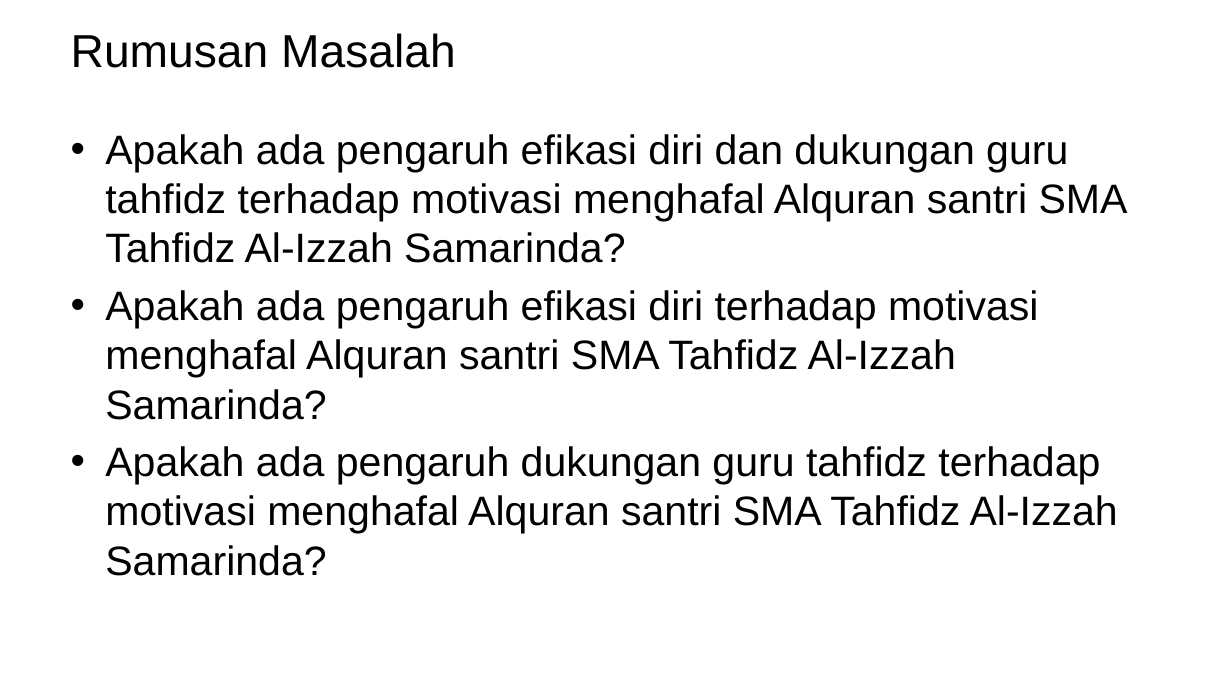
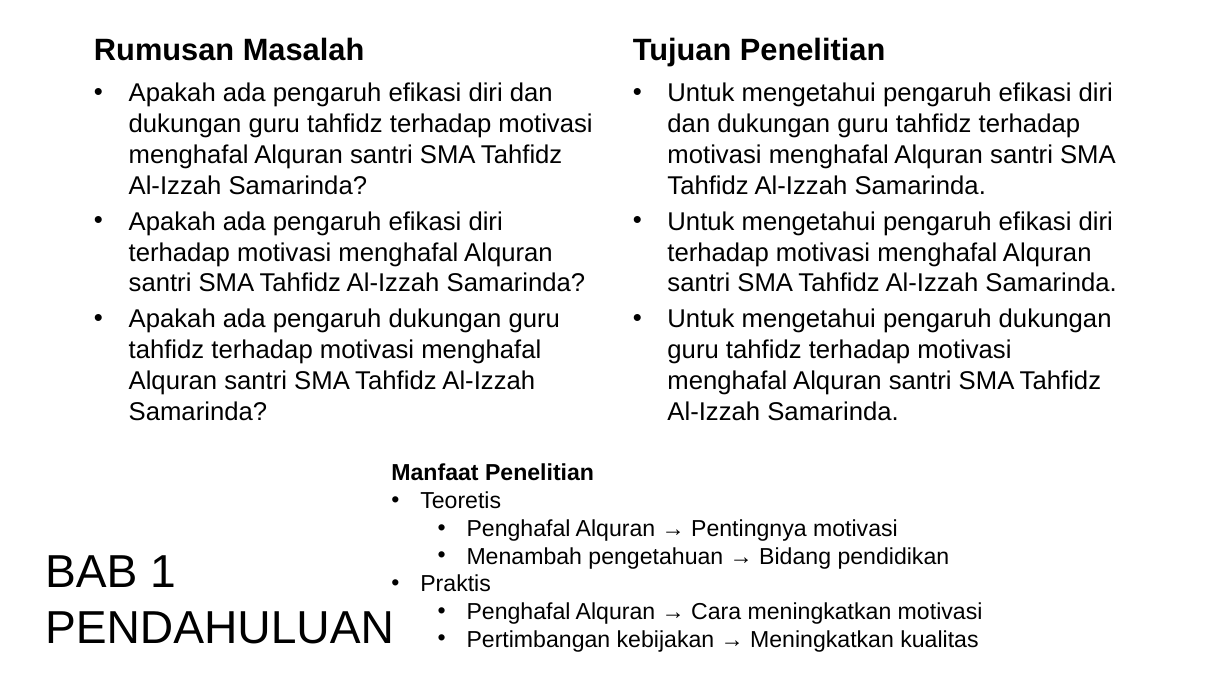
Before and after one commit to mzaini30/skripsi, a slide deck: slide 4 of seminar proposal.pptx (slide 5 before the commit). Drawn at 1232x693 pixels with LibreOffice and Linux fonts; fonts in the diff are those of the drawing; background and template pictures are left out. Boxes give left, top, right and bottom in pixels: in the first picture for what was removed or moved away, otherwise in the second. Text is boxed around its words. In the diff, an @@ line names an element or a change of style, - is before the commit and + after.

```diff
--- a/seminar proposal.pptx
+++ b/seminar proposal.pptx
@@ text "Rumusan Masalah" moved from (x1=71, y1=33, x2=456, y2=68) to (x1=94, y1=37, x2=364, y2=61) @@
@@ text "Rumusan Masalah" at (x1=94, y1=37, x2=364, y2=61): size 36 to 24 pt, bold on; more space between paragraphs; vertical alignment middle to bottom @@
@@ text added at (x1=633, y1=37, x2=885, y2=66), 24 pt, text #000000, bold @@
+Tujuan Penelitian
@@ text "Apakah ada pengaruh efikasi diri ..." moved from (x1=105, y1=134, x2=1128, y2=576) to (x1=129, y1=82, x2=592, y2=421) @@
@@ text "Apakah ada pengaruh efikasi diri ..." at (x1=129, y1=82, x2=592, y2=421): size 32 to 20 pt; less space between paragraphs @@
@@ text added at (x1=667, y1=82, x2=1116, y2=421), 20 pt, text #000000 @@
+• Untuk mengetahui pengaruh efikasi diri dan dukungan guru tahfidz terhadap motivasi menghafal Alquran santri SMA Tahfidz Al-Izzah Samarinda.
+• Untuk mengetahui pengaruh efikasi diri terhadap motivasi menghafal Alquran santri SMA Tahfidz Al-Izzah Samarinda.
+• Untuk mengetahui pengaruh dukungan guru tahfidz terhadap motivasi menghafal Alquran santri SMA Tahfidz Al-Izzah Samarinda.
@@ text added at (x1=391, y1=463, x2=983, y2=652), 18 pt, text #000000 @@
+Manfaat Penelitian
+• Teoretis
+  • Penghafal Alquran → Pentingnya motivasi
+  • Menambah pengetahuan → Bidang pendidikan
+• Praktis
+  • Penghafal Alquran → Cara meningkatkan motivasi
+  • Pertimbangan kebijakan → Meningkatkan kualitas
@@ text added at (x1=45, y1=555, x2=394, y2=644), 36 pt, text #000000 @@
+BAB 1
+PENDAHULUAN
```
Also in this commit, not shown: 2 other slides changed, 1 slide added, 3 slides removed, 1 other file.
